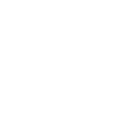
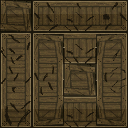
Before/after of a w=128, h=128 layered artwork. What changed in the layer stack:
added group "wood wall" with 5 layers above "log wall" over [0, 0, 128, 128]
added layer "light cube copy" (hard light) in group "wood wall" over [0, 0, 128, 128]
added layer "t_wood_wall_chipped" in group "wood wall" over [0, 0, 128, 128]
added layer "t_wall_wood" in group "wood wall" over [0, 0, 128, 128]
